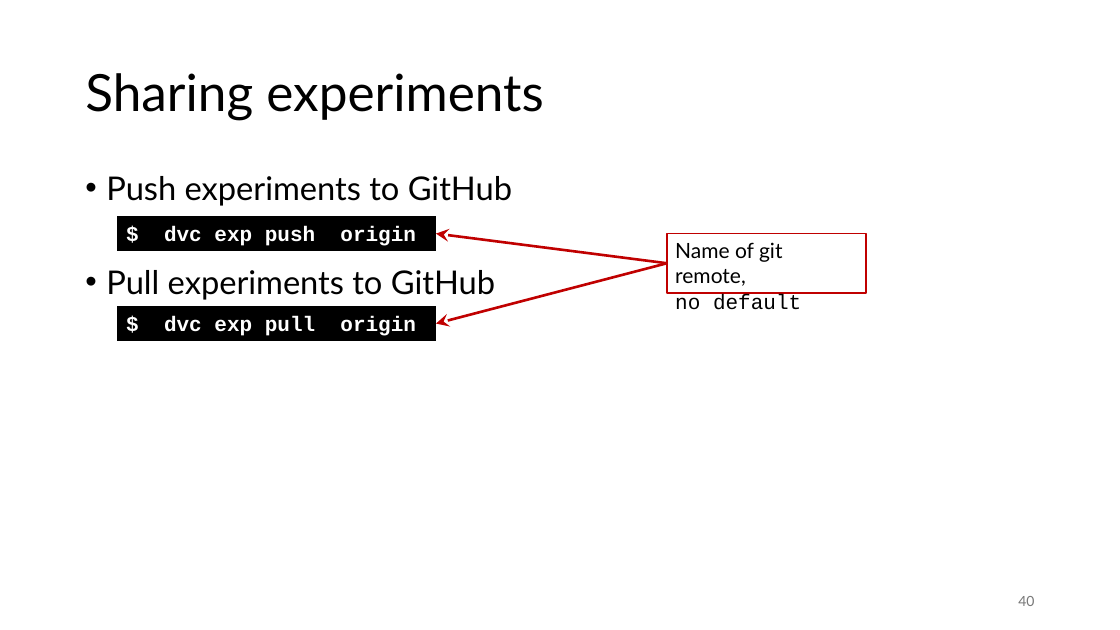
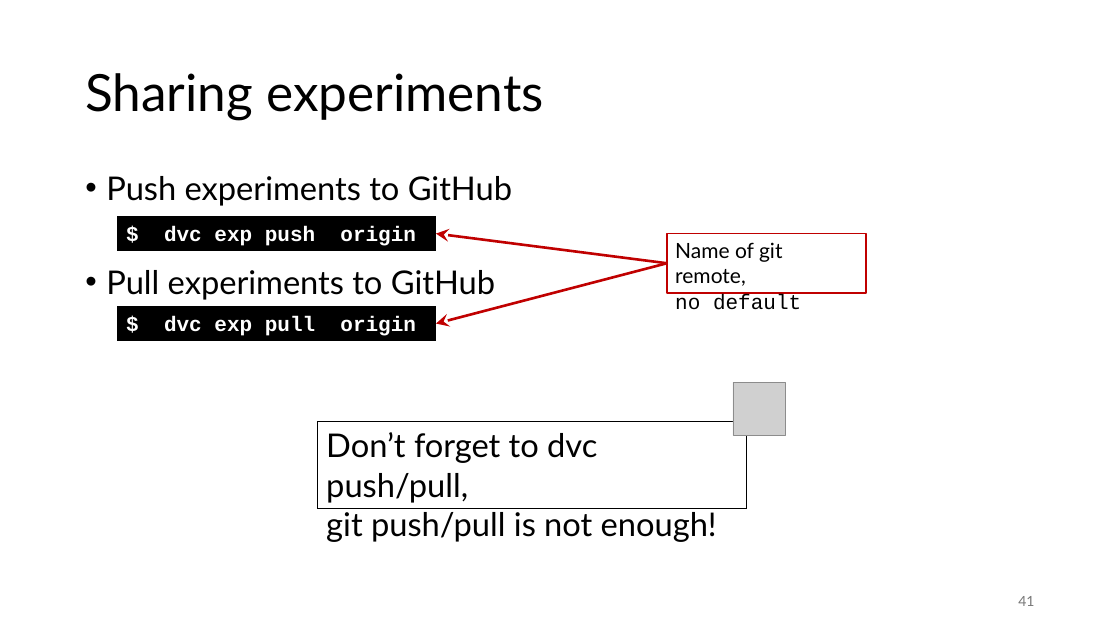
Before and after one commit to gjbex/MLOps-on-HPC, a slide deck: slide 41 of mlops_on_hpc.pptx (slide 40 before the commit). Drawn at 1120x630 pixels with LibreOffice and Linux fonts; fonts in the diff are those of the drawing; grey boxes stand for pictures. Boxes give left, top, right and bottom in pixels: in the first picture for what was removed or moved away, otherwise in the second. Text is boxed around its words. In the diff, an @@ line names an element or a change of style, - is before the commit and + after.

```diff
--- a/mlops_on_hpc.pptx
+++ b/mlops_on_hpc.pptx
@@ picture added at (734, 382, 786, 436) @@
@@ rectangle added at (318, 421, 747, 508), outline #000000 0.75 pt, 28 pt, text #000000 @@
+Don’t forget to dvc push/pull,
+git push/pull is not enough!
@@ page number at (1018, 596, 1034, 606): text changed @@
-40
+41
```
Also in this commit, not shown: 3 other slides changed, 2 slides added.
